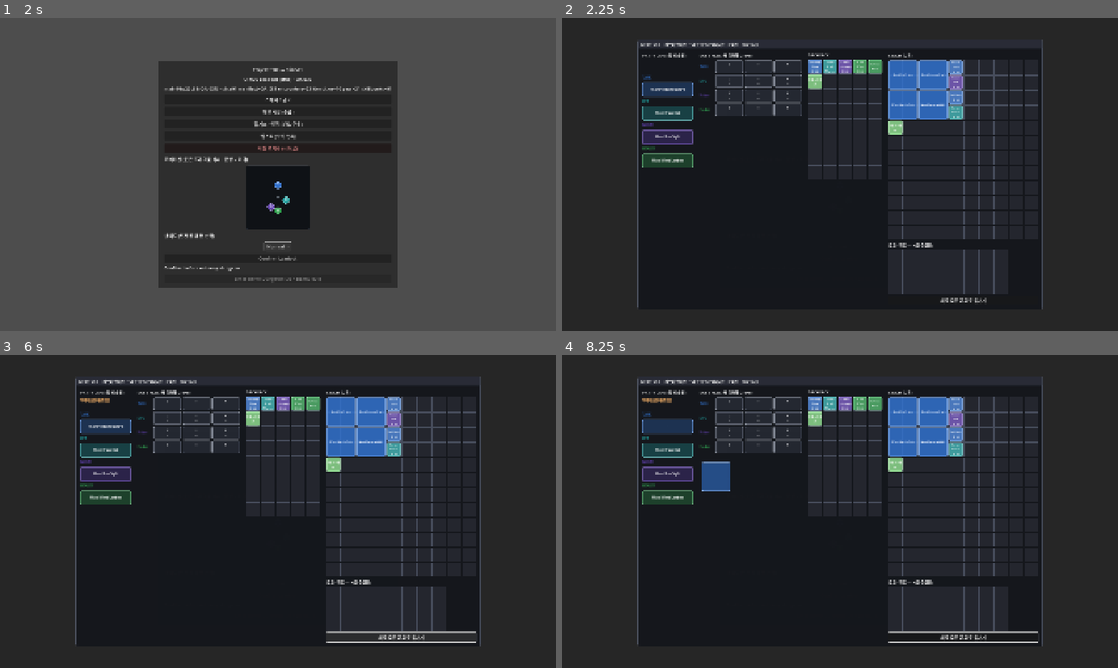
Above: before the commit, frames 1-4 (two rows, left to right).
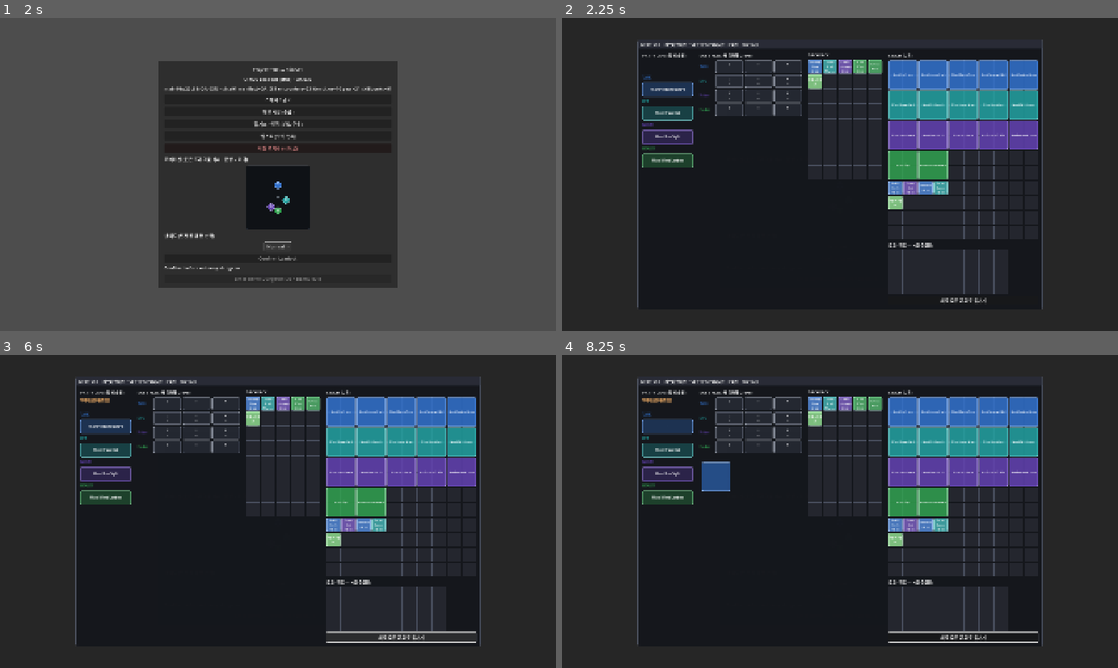
Above: after the commit, the same moments.

Repository: haepari1019/project_tdc_game
Game: Godot game, scene res://scenes/main.tscn
Same seed, same stepped clock (60 frames per second), same inputs: the game is played once before the commit and once after it.
Inputs (mouse positions are in pixels of both pictures, inside the frame that each line leads up to):
- Up to frame 1 (2 s): click "Normal" at 0.5 s; click "Normal" at 1.25 s
- Up to frame 2 (2.25 s): click "스태시 / 금고" at 2 s
- Up to frame 3 (6 s): click "허브 시설 (승급)" at 2.75 s; click "필기소 · 상점 (분석/구매)" at 3.5 s; click "퀘스트 (의뢰 목록)" at 4.25 s; click "저장 초기화 (시드로)" at 5 s; click "재료 모두 금고로 옮기기" at 5.75 s
- Up to frame 4 (8.25 s): click "Confirm Loadout" at 6.5 s; tap Enter at 7.25 s; drag from (840, 533) to (895, 442) at 7.27 s; tap Space at 8 s; drag from (667, 426) to (812, 574) at 8.02 s

Frame 1 is identical in both runs. In frame 2, 8.1% of the frame differs, in the area x 58-86%, y 13-62%; in frame 3, 8.1%; in frame 4, 8.1%.

Commit message:
fix(stash): deploy 동기화가 스태시 대부분을 삭제하던 버그 — 전체 표시로 round-trip 보존
_build_stash_items가 기어 4개·스킬북 4개만 그리드에 배치(하드코딩) → deploy 시
_sync_stash_from_source가 에디터(표시분)로 스태시를 전체 교체 → 표시 안 된 항목(스페어
기어 13개 등)이 매 deploy마다 삭제됨. (사용자: 전멸 후 스태시 날아감 — 실제론 deploy 동기화.)

- _build_stash_items: 10×12 스태시 그리드에 전체 항목 배치(기어 2×2 5/행 → 스킬북 1×1 →
  소비 1×1, 행 흐름). 모든 항목 표시 → _sync가 round-trip으로 보존.

검증: ci_smoke PASS. 그리드 표시·deploy 보존=F5. (기존 세이브는 이미 줄었을 수 있음 — 복구 별도.)

Co-Authored-By: Claude Opus 4.8 (1M context) <noreply@anthropic.com>

Diff:
--- a/scripts/main.gd
+++ b/scripts/main.gd
@@ -159,30 +159,40 @@
 
 ## Build the stash container items (gear 2×2, skillbooks 1×1, consumables 1×1) with grid
 ## placement, from the Stash autoload. Reuses InventoryUI's item builders for the exact format.
+## 스태시 전체를 10×12 그리드에 배치(기어 2×2 → 스킬북 1×1 → 소비 1×1, 행 흐름). 모든 항목을 표시해야
+## deploy 시 _sync_stash_from_source(에디터 = 스태시 최종 상태)가 표시 안 된 항목을 잃지 않는다.
+## (구 버그: 기어 4·스킬북 4개만 표시 → deploy 동기화가 나머지를 스태시에서 삭제. 사용자 버그.)
 func _build_stash_items() -> Array:
 	var items: Array = []
-	var gear_pos := [[0, 0], [2, 0], [0, 2], [2, 2]]   # 2×2 each, fills cols 0–3 / rows 0–3
+	var cols: int = int(_stash_src.cols) if _stash_src != null and "cols" in _stash_src else 10
+	var gear_per_row: int = maxi(1, cols / 2)   # 기어 2×2
+	var g := 0
 	for i in _stash.gear.size():
 		var it: Dictionary = _inv.make_gear_stash_item(_stash.gear[i])   # 인스턴스 dict(rolled/rolls 포함)
-		if it.is_empty() or i >= gear_pos.size():
-			continue
-		it["col"] = gear_pos[i][0]
-		it["row"] = gear_pos[i][1]
+		if it.is_empty():
+			continue
+		it["col"] = (g % gear_per_row) * 2
+		it["row"] = floori(float(g) / float(gear_per_row)) * 2
 		items.append(it)
+		g += 1
+	var gear_rows: int = int(ceil(float(g) / float(gear_per_row))) * 2   # 기어가 쓴 행 수
+	var s := 0
 	for i in _stash.skillbooks.size():
 		var it: Dictionary = _inv.make_skillbook_stash_item(_stash.skillbooks[i])   # 인스턴스(affix/탄 포함)
-		if it.is_empty() or i >= 4:
-			continue
-		it["col"] = 4
-		it["row"] = i
+		if it.is_empty():
+			continue
+		it["col"] = s % cols
+		it["row"] = gear_rows + floori(float(s) / float(cols))
 		items.append(it)
+		s += 1
+	var sb_rows: int = int(ceil(float(s) / float(cols)))
 	var c := 0
 	for cid in _stash.consumables:
 		var it: Dictionary = _inv.make_consumable_stash_item(String(cid), int(_stash.consumables[cid]))
 		if it.is_empty():
 			continue
-		it["col"] = c
-		it["row"] = 4
+		it["col"] = c % cols
+		it["row"] = gear_rows + sb_rows + floori(float(c) / float(cols))
 		items.append(it)
 		c += 1
 	return items
